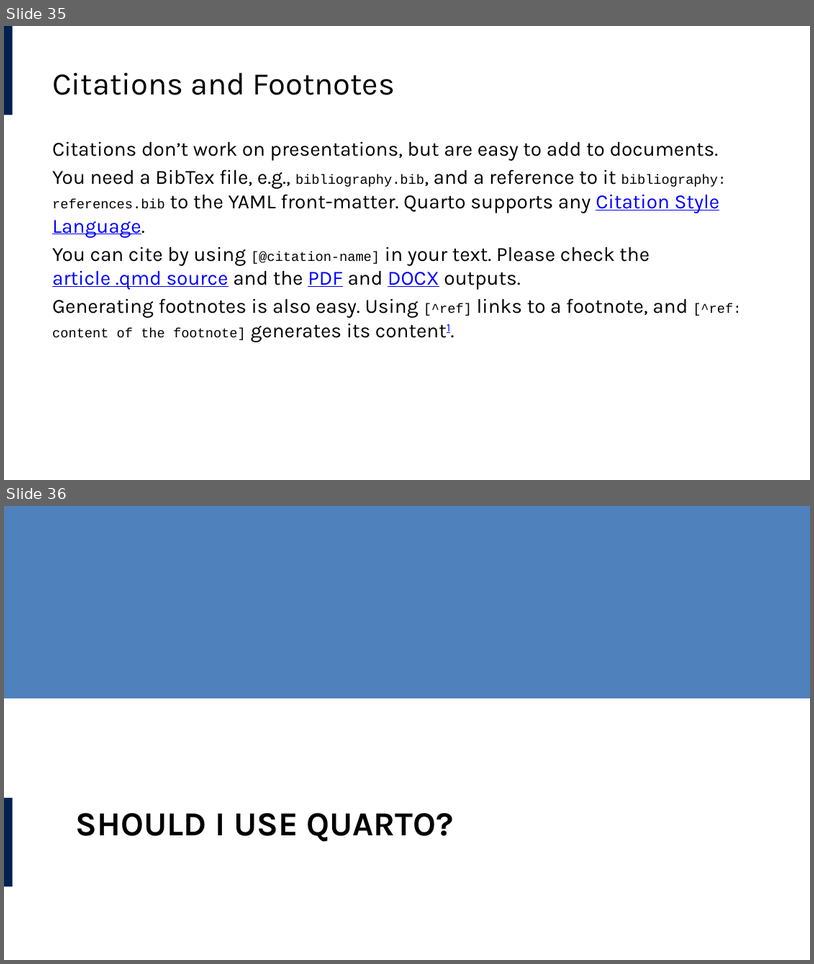
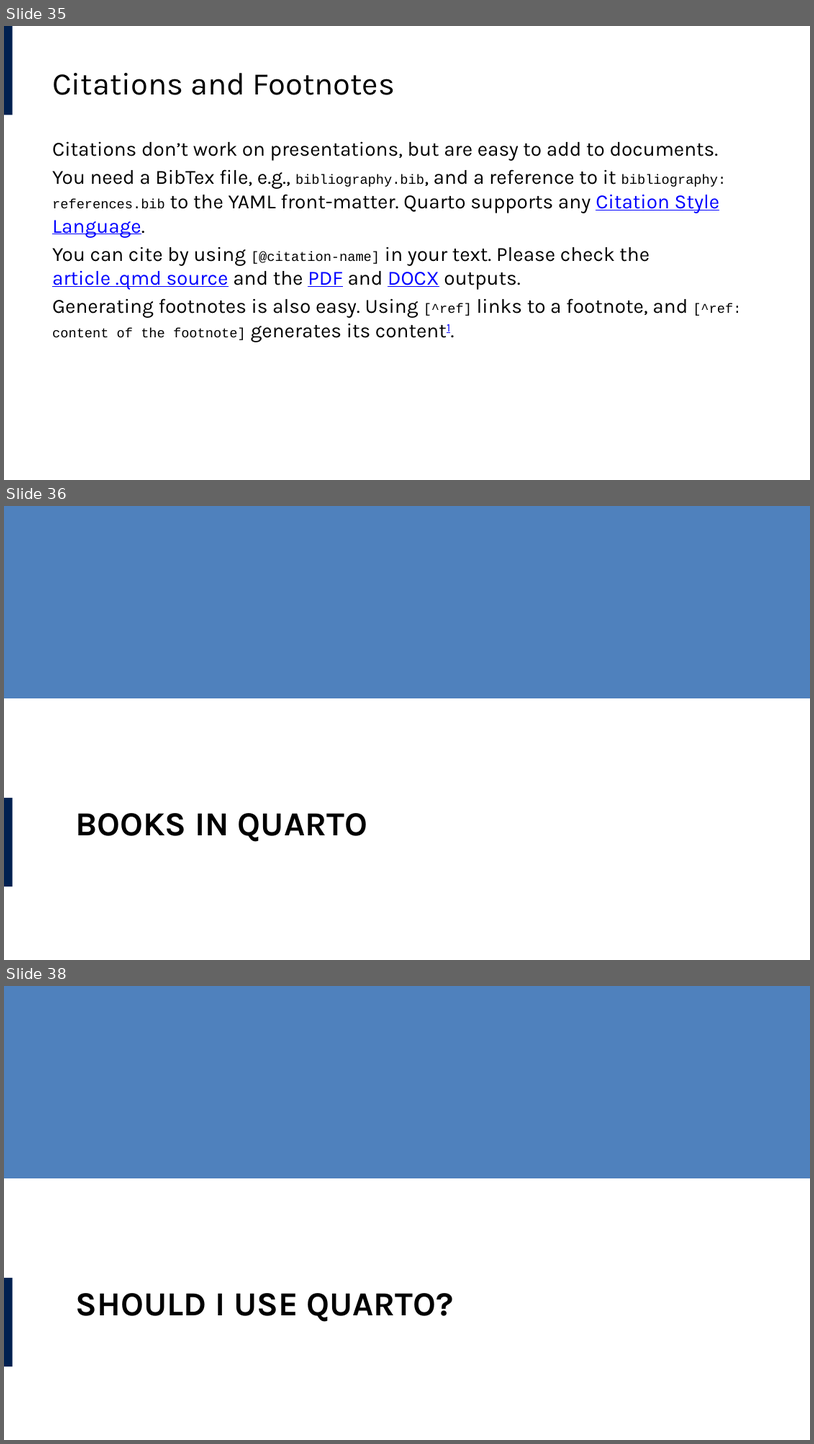
Before and after one commit to lucas-a-meyer/using-quarto, a slide deck: docs/presentation.pptx. Shown one above the other, each under a label of ours: slides 35 and 36 before the commit, slides 35, 36 and 38 after it; the slides between them are not shown. The pictures are 814x964 and 814x1444 pixels, drawn with LibreOffice and Linux fonts; fonts in the diff are those of the drawing. Boxes give left, top, right and bottom in pixels: in the first picture for what was removed or moved away, otherwise in the second. Text is boxed around its words. In the diff, an @@ line names an element or a change of style, - is before the commit and + after.

```diff
--- a/docs/presentation.pptx
+++ b/docs/presentation.pptx
@@ slide 36 added at box(4, 506, 810, 960), background #FFFFFF; not listed: 2 template elements that a slide beside it also shows @@
@@ title added at box(76, 813, 368, 842), 30 pt, text #000000, bold @@
+BOOKS IN QUARTO
@@ what was slide 36 is now slide 38 @@
```
Also in this commit, not shown: 1 slide changed, 1 other slide added, 7 other files.
